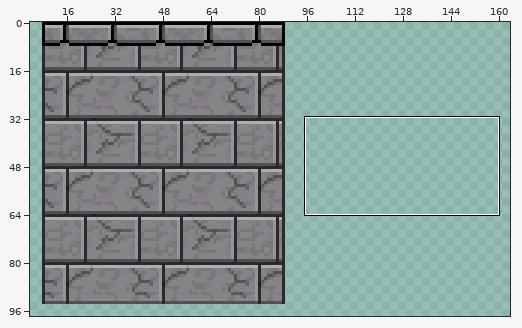
One commit to this sprite sheet: res/TileSets/StoneTile.png. The picture above shows the old version from afar; the outline marks the close-up.
Close-up. The starting point:
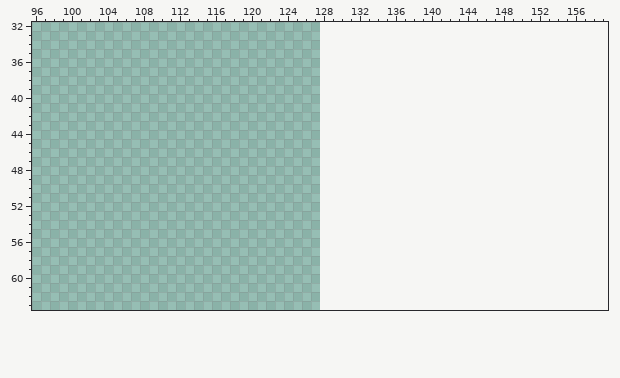
The file is 128x128 pixels. Colours within 5 levels of each other are drawn and written as one. Shown: x 96..159, y 32..63. The old version is drawn lined up with the new one, on the new canvas. The wide view leaves out empty margins.
Palette (. is transparent): 
The result:
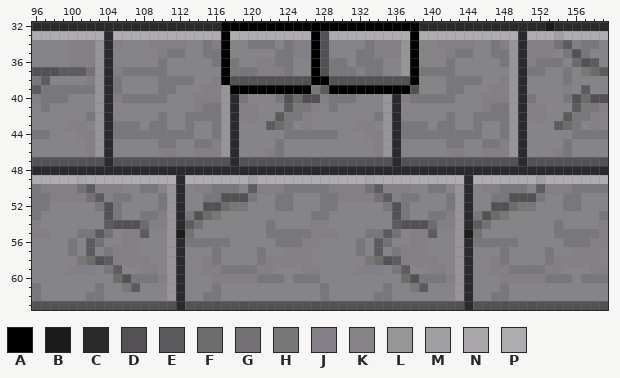
Colours new in this view: A #000000  B #1b1b1c  C #2b292c  D #535154  E #5c5b5d  F #6d6c6d  G #737173  H #787779  J #847e87  K #868487  L #979598  M #a09fa1  N #a9a7a9  P #aeacaf
What changed:
canvas 128x128 -> 192x192
Changed rows in their new state; - is an unchanged pixel.
first column x 96:
32 CCCCCCCCCCCCCCCCCCCCCAAAAAAAAAAAAAAAAAAAAAACCCCCCCCCCCCCCBCCCCCC
33 PPPPPPPPCPPPPPPPPPPPPAPPPPPPPPPADPPPPPPPPPAPPPPPPPPPPPCPPPMPPPPP
34 KKKKJJJLCJKKKJJJJKKHJAKKHHHKHJJADKKKKHJJJLAKKJJJJKKHJLCJJJGEJHHK
35 KKKKJJJLCKKKKKJHHKKHHAKKKKKHHJJADKKKHHJJJLAKKKJHHKKHHLCJJJKHDHKK
36 KKKKJJJLCKKKKKHKKKKKHAHKKJJHHKKADHHKHHHKKLAKKKHKKKKKHLCJHHHKFDEK
37 DDDEEEGLCJHHHHHKKKKKKAHHHJJJHKKADHHHJHHKKLAHHHHKKKKKKLCHHKKHKHFE
38 HEKKKKJLCHKKKKHHHHKKJADDDDDDDDDAADDDDDDDDDAKKKHHHHKKJLCKKKKHKKKK
39 EHHHHHHLCHKKKKHHKKKJJLAAAAAAAAAHEAAAAAAAAADKKKHHKKKJJLCKKKKJKEKK
40 JHHHKKKLCJHHHHHKKKJJJLCHKKKHDFDDJHHHKKKLCJHHHHHKKKJJJLCHKKKHDFDD
41 KHKKKKKLCKKKKKKKKKJHHLCJJKKKEHHJKHKKKKKLCKKKKKKKKKJHHLCJJKKKEHHJ
42 KKKKKKHLCKKKKKHKKHHHHLCJJKKEHHJKKKKKKKHLCKKKKKHKKHHHHLCJJKKEHHJK
43 KKKKJJKLCHHHKHHKKHKKHLCKKKEFHKJKKKKKJJKLCHHHKHHKKHKKHLCKKKEFHKJK
44 HHKKKJJLCHHHHHHHHHKKHLCKKKKKHHHHHHKKKJJLCHHHHHHHHHKKHLCKKKKKHHHH
45 KKKKKKJLCKKKKKHHKKHHJLCKKKKHKKKKKKKKKKJLCKKKKKHHKKHHJLCKKKKHKKKK
46 KKKKKKJLCKKKKKJJKKJJJLCKKKJHKKKKKKKKKKJLCKKKKKJJKKJJJLCKKKJHKKKK
47 DDDDDDDDCDDDDDDDDDDDDDCDDDDDDDDDDDDDDDDDCDDDDDDDDDDDDDCDDDDDDDDD
48 CCCCCCCCCCCCCCCCCCCCCCCCCCCCCCCCCCCCCCCCCCCCCCCCCCCCCCCCCCCCCCCC
49 PPPPPNPPPPPPPPPPCPPPPPPPMPPPPPPPPPPPPNPPPPPPPPPPCPPPPPPPMPPPPPPP
50 HJJJJGEJJJKKHHKLCKJJHHHKEJJJHHHHHJJJJGEJJJKKHHKLCKJJHHHKEJJJHHHH
51 HHJJJJGEJHHKKKHLCKKHHDDDHKKHHKKKHHJJJJGEJHHKKKHLCKKHHDDDHKKHHKKK
52 HHKKKKKHDHKKKKHLCKKDDFHHKKKHHKKKHHKKKKKHDHKKKKHLCKKDDFHHKKKHHKKK
53 HKKKKKKKDHKKHHJLCHDFHKKKKKKKKKKHHKKKKKKKDHKKHHJLCHDFHKKKKKKKKKKH
54 JKKKKKKKEDDDFJJLCEGKKKKKKKHKKKKJJKKKKKKKEDDDFJJLCEGKKKKKKKHKKKKJ
55 JJKKKHHEGKJJEKKLBGKKKKKKKKHHHHHJJJKKKHHEGKJJEKKLBGKKKKKKKKHHHHHJ
56 KKKKHKEGKKJJKKKLCHHHHHKKKKKHHHJJKKKKHKEGKKJJKKKLCHHHHHKKKKKHHHJJ
57 KKKKHKEKHJJJKKKLCKKKHKKKKHKKJJJKKKKKHKEKHJJJKKKLCKKKHKKKKHKKJJJK
58 KKKKKHFDEJJJJKKLCKKJHKKKKHJJJJJKKKKKKHFDEJJJJKKLCKKJHKKKKHJJJJJK
59 KKKKJJJKHEKKJJKLCKKJJHHHHJJKKKJJKKKKJJJKHEKKJJKLCKKJJHHHHJJKKKJJ
60 KKKKKKKKKFDHHHJLCKKKJJJJJHHHKHHHKKKKKKKKKFDHHHJLCKKKJJJJJHHHKHHH
61 HKKKKKKHKKHEKKKLCKKKHKKKKKKKKKKKHKKKKKKHKKHEKKKLCKKKHKKKKKKKKKKK
62 HKKKKKHHKKKKKKKLCKKHHKKKKKKKKKKKHKKKKKHHKKKKKKKLCKKHHKKKKKKKKKKK
63 DDDDDDDDDDDDDDDDCDDDDDDDDDDDDDDDDDDDDDDDDDDDDDDDCDDDDDDDDDDDDDDD
